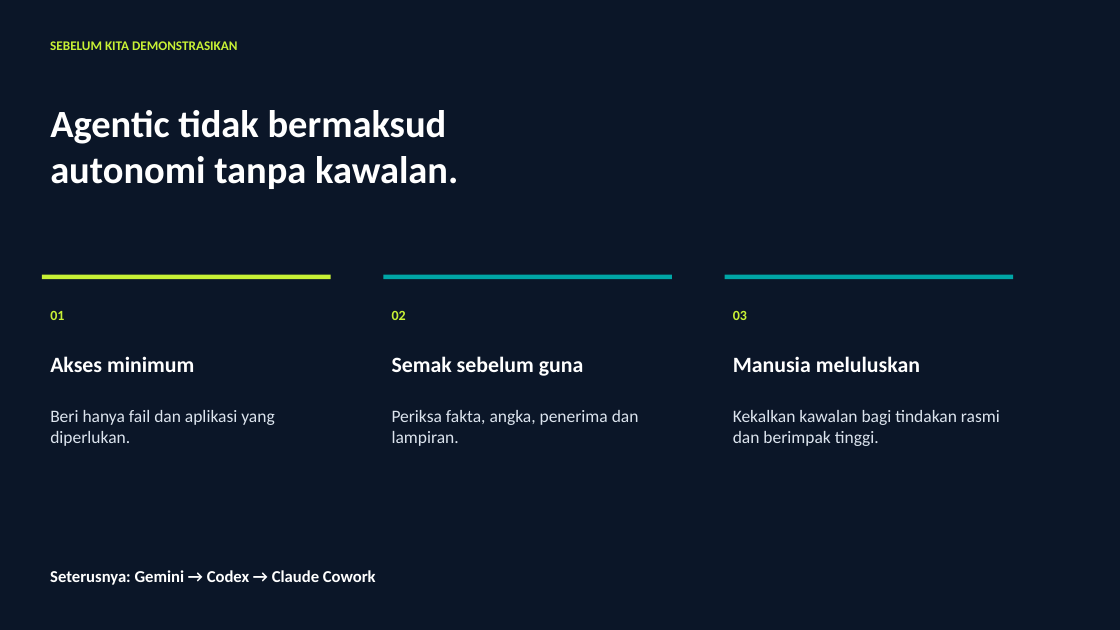
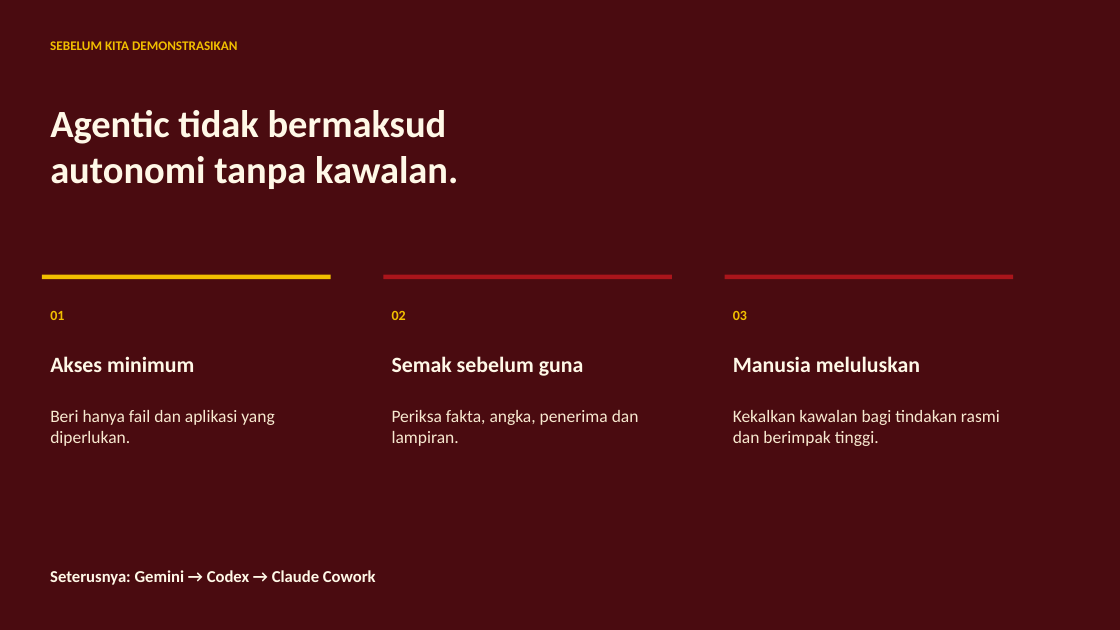
Before and after one commit to drMurtadha/ntw-agentic-ai-2026, a slide deck: slide 7 of assets/NTW-2026-Agentic-AI-Pembukaan-10-Minit.pptx. Drawn at 1120x630 pixels with LibreOffice and Linux fonts; fonts in the diff are those of the drawing. Boxes give left, top, right and bottom in pixels: in the first picture for what was removed or moved away, otherwise in the second. Text is boxed around its words. In the diff, an @@ line names an element or a change of style, - is before the commit and + after.

Commit message:
Restyle training slides with Spain theme

```diff
--- a/assets/NTW-2026-Agentic-AI-Pembukaan-10-Minit.pptx
+++ b/assets/NTW-2026-Agentic-AI-Pembukaan-10-Minit.pptx
@@ background #0B1628 to #4A0B10 @@
@@ rectangle at <box>42,275,331,279</box>: fill #C8F135 to #F1BF00 @@
@@ rectangle at <box>383,275,672,279</box>: fill #00A6A6 to #AA151B @@
@@ rectangle at <box>724,275,1013,279</box>: fill #00A6A6 to #AA151B @@
@@ text colour #C8F135 to #F1BF00 in 4 elements at <box>50,41,237,50</box>, <box>50,311,64,320</box>, <box>392,311,406,320</box>, <box>733,311,747,320</box> @@
@@ text colour #DCE4EE to #F8E9D0 in 3 elements at <box>50,410,274,446</box>, <box>392,410,639,446</box>, <box>733,410,1000,446</box> @@
@@ text colour #FFFFFF to #FFF8E7 in 5 elements at <box>50,110,458,189</box>, <box>50,356,194,372</box>, <box>392,356,584,376</box>, <box>733,356,920,372</box>, <box>50,570,376,585</box> @@
```
Also in this commit, not shown: 6 other slides changed, 1 other file.
